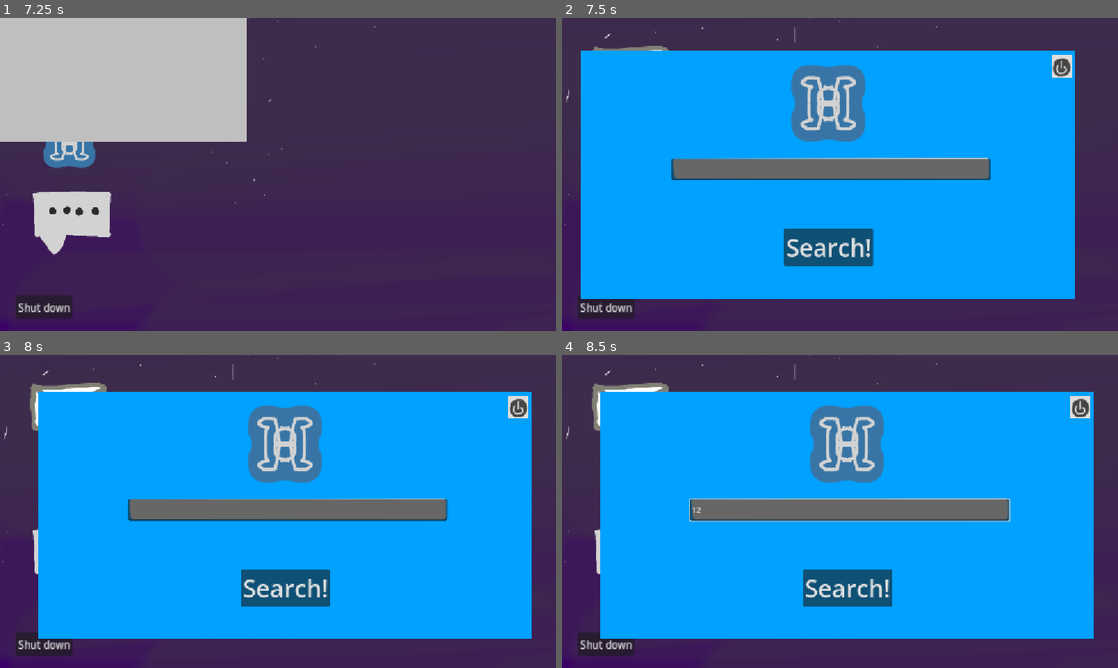
Above: before the commit, frames 1-4 (two rows, left to right).
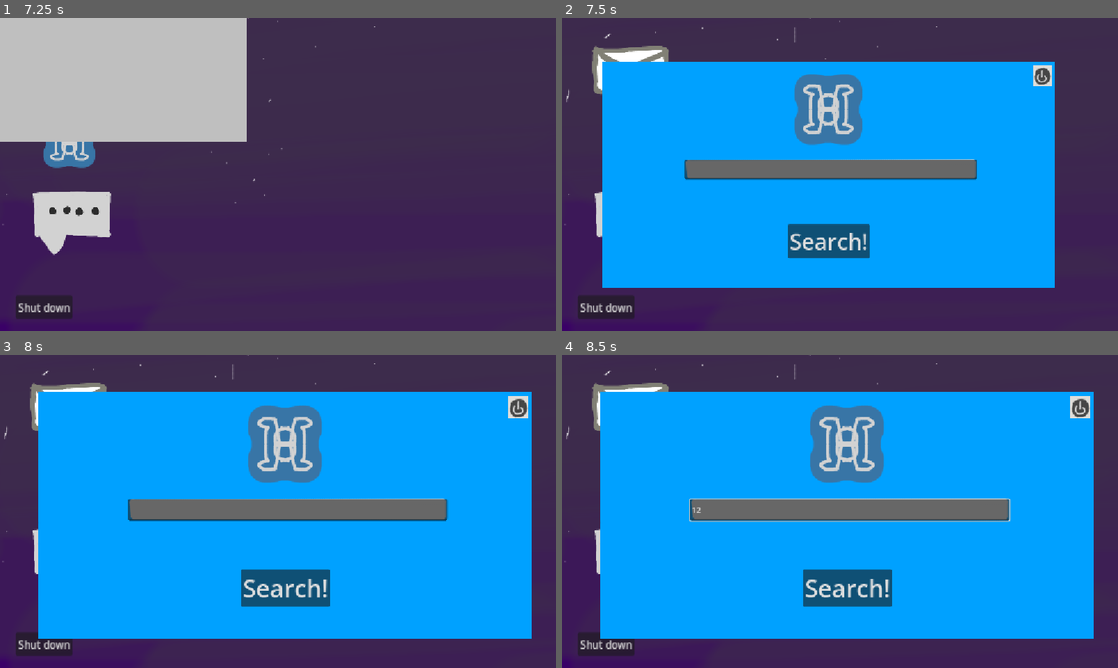
Above: after the commit, the same moments.

Repository: SteelyxEpic/Mr-lies
Game: Godot game, scene res://scenes/computer.tscn
The game is run twice, just before and just after one commit, with the same random seed, the same clock (stepped at 60 frames per second) and the same inputs. This scene is started directly instead of the project's main scene. The engine's default icon, where the game draws it, is replaced by a stand-in: a white triangle on a blue panel in a dark square.
Inputs (mouse positions are in pixels of both pictures, inside the frame that each line leads up to):
- Up to frame 1 (7.25 s): click "Shut down" at 0.5 s; tap Enter at 1.25 s; move the mouse to (400, 158) at 1.27 s; hold Right 1.28-2.03 s; tap Alt at 1.35, 2.85, 5.1 s; click (400, 158) at 1.42 s; move the mouse to (166, 190) at 2.02 s; hold Down 2.03-2.78 s; tap Shift at 2.1, 4.35, 5.85 s; click (166, 190) at 2.17 s; move the mouse to (333, 105) at 2.77 s; hold Right 2.78-3.5 s; click (333, 105) at 2.92 s; click (400, 180) at 3.5 s; move the mouse to (250, 237) at 4.27 s; hold Up 4.28-5.03 s; click (250, 237) at 4.42 s; move the mouse to (444, 221) at 5.02 s; hold Left 5.03-6.5 s; click (444, 221) at 5.17 s; move the mouse to (111, 127) at 5.77 s; click (111, 127) at 5.92 s; click (66, 71) at 6.5 s
- Up to frame 2 (7.5 s): click (628, 146) at 7.25 s
- Up to frame 3 (8 s): no input
- Up to frame 4 (8.5 s): click (851, 511) at 8.02 s; type "12" at 8.1 s

Frame 1 is identical in both runs. In frame 2, 16% of the frame differs, in the area x 3-93%, y 10-90%; in frame 3, less than 0.1%; in frame 4, less than 0.1%.

Commit message:
Add media UI and enhance chat parsing
Adds a media content scene and refactors the computer UI while improving chat message parsing and game state defaults.

- global.gd: add "reputation" and "money" to default data; adjust Garwin text entries and embedded token format for questions, money (+), and reputation (_).
- scenes/chat.gd: implement token parsing for question (|), gain (+) and rep (_) markers; apply money/rep changes, track ansindex and fix answer-indexing logic.
- Add mediacontent.tscn as a reusable media item scene.
- scenes/computer.gd / computer.tscn: rename/refactor Mediaxwork into Media and News, preload mediaprefab, populate media list from data, add currenticon toggle/close behavior, fix visibility and navigation, and wire return/back signals.
- Remove temporary .kra-autosave file.

Result: media browsing now supported, chat rewards/penalties and question handling fixed, and UI navigation improved.

Diff:
--- a/global.gd
+++ b/global.gd
@@ -2,7 +2,10 @@
 
 var shut = false
 var save_location = "user://save.json"
-var default: Dictionary = {"people_known": [],
+var default: Dictionary = {
+	"reputation": 0,
+	"money": 0,
+	"people_known": [],
   "searches": {
 	"Dickson": {
 	  "news": {
@@ -83,9 +86,9 @@
   },
 
 "text": {
-	"Garwin1": "Garwin=me,hello! Is this Garwin?,Garwin,Yes! If …(134 unchanged characters)… t?,Garwin,Yes! Her name is Betty Herman, born in 1996 and she is working at the Golden Horse,G …(96 unchanged characters)…
-	"Garwinyes":"Garwin=Garwin,That's the one!,Garwin,Thanks a lot!,me,no problem,me,I am expecting my payment soon tho,Garwin,yes! Of course!,Garwin,You'll get it in your account soon!+100",
-	"Garwinno":"Garwin=Garwin,...,Garwin,no that's not it|22/4/1996|Garwinyes|Garwinno",
+	"Garwin1": "Garwin=me,hello! Is this Garwin?,Garwin,Yes! If …(134 unchanged characters)… t?,Garwin,Yes! Her name is Betty Herman,Garwin,born in 1996,Garwin,and she is working at the Golden Horse,G …(96 unchanged characters)…
+	"Garwinyes":"Garwin=Garwin,That's the one!,Garwin,Thanks a lot!,me,no problem,me,I am expecting my payment soon tho,Garwin,yes! Of course!,Garwin,You'll get it in your account soon!+100_30",
+	"Garwinno":"Garwin=Garwin,...,Garwin,no that's not it_-5|22/4/1996|Garwinyes|Garwinno",
 }
 ,
 "read":[]}
--- /dev/null
+++ b/mediacontent.tscn
@@ -0,0 +1,24 @@
+[gd_scene format=3 uid="uid://d1npvhfmbyoyv"]
+
+[sub_resource type="StyleBoxFlat" id="StyleBoxFlat_oam8o"]
+bg_color = Color(0.6, 0.6, 0.8039216, 1)
+
+[node name="PanelContainer" type="PanelContainer" unique_id=472372674]
+offset_right = 652.0
+offset_bottom = 96.0
+size_flags_horizontal = 3
+theme_override_styles/panel = SubResource("StyleBoxFlat_oam8o")
+
+[node name="VBoxContainer" type="VBoxContainer" parent="." unique_id=1378994550]
+layout_mode = 2
+
+[node name="media" type="RichTextLabel" parent="VBoxContainer" unique_id=204187519]
+layout_mode = 2
+theme_override_font_sizes/normal_font_size = 50
+text = "fafadogasifjasofas"
+fit_content = true
+
+[node name="content" type="RichTextLabel" parent="VBoxContainer" unique_id=1950820307]
+layout_mode = 2
+text = "sda"
+fit_content = true
--- a/scenes/chat.gd
+++ b/scenes/chat.gd
@@ -11,6 +11,7 @@
 var currentalert: Sprite2D
 var currenttext: String = ""
 var Ans:PackedStringArray
+var ansindex: int = 0
 
 func _ready() -> void:
 	recheck()
@@ -37,13 +38,24 @@
 
 func chat(recap: bool = false):
 	var instance = chatting.instantiate()
-	var ques = current[0]["message"].contains("|")
-	if ques:
-		Ans = current[0]["message"].split("|")
-		instance.text = Ans[0]
-
-	else:
-		instance.text = current[0]["message"]
+	var special = {
+		"ques": ["|", 0, 0],
+		"gain": ["+", 0, 0],
+		"rep": ["_", 0, 0]
+	}
+	var temp = []
+	instance.text = current[0]["message"]
+
+	for i in special.keys():
+		special[i][1] = instance.text.find(special[i][0])
+		if special[i][1] > 0:
+			temp.append(i)
+		instance.text = instance.text.replace(special[i][0], "|")
+	temp.sort_custom(func(a, b):
+		return special[a][1] < special[b][1])
+	Ans = instance.text.split("|")
+	instance.text = Ans[0]
+
 	if current[0]["messager"] == "me":
 		instance.set_horizontal_alignment(2)
 	chattingarea.add_child(instance)
@@ -57,8 +69,15 @@
 		var scrollbar = chattingareascroll.get_v_scroll_bar()
 		chattingareascroll.scroll_vertical = int(scrollbar.max_value)
 	current.remove_at(0)
+	for i in range(len(temp)):
+		if temp[i] == "gain":
+			Global.data["money"] += Ans[i + 1].to_float()
+		elif temp[i] == "rep":
+			Global.data["reputation"] += Ans[i + 1].to_float()
+		elif temp[i] == "ques":
+			ansindex = i
 	if len(current) == 0 and !recap:
-		if ques:
+		if special["ques"][1] > 0:
 			$answer.show()
 		next.hide()
 		currentalert.hide()
@@ -173,11 +192,11 @@
 	$answer.hide()
 	var checkans = dateformatter(answer.get_node("LineEdit").text)
 	var temp = "me," + checkans + ","
-	if checkans.contains(Ans[1]):
-		var content = Global.data["text"][Ans[2]].split("=")
+	if checkans.contains(Ans[ansindex + 1]):
+		var content = Global.data["text"][Ans[ansindex + 2]].split("=")
 		temp += content[1] + ","
 	else:
-		var content = Global.data["text"][Ans[3]].split("=")
+		var content = Global.data["text"][Ans[ansindex + 3]].split("=")
 		temp += content[1] + ","
 	for i in range(len(Global.data["people_known"])):
 		if currenttext == Global.data["people_known"][i].keys()[0]:
--- a/scenes/computer.gd
+++ b/scenes/computer.gd
@@ -8,7 +8,8 @@
 @onready var siteweb: Node2D = $site/Web
 @onready var sitechat: Node2D = $site/Chat
 @onready var sitewebsearch: Node2D = $site/Websearch
-@onready var sitemediaxnews: Node2D = $site/Mediaxwork
+@onready var sitemedia: Node2D = $site/Media
+@onready var sitenews: Node2D = $site/News
 @onready var closes: TextureButton = $site/close
 @onready var word:RichTextLabel = $word
 @onready var email:Sprite2D = $site
@@ -20,7 +21,9 @@
 @onready var newsbg:Texture2D = preload("res://newsbg.png")
 @onready var searchprefab: PackedScene = preload("res://searches.tscn")
 @onready var peopleprefab: PackedScene = preload("res://peoplebox.tscn")
+@onready var mediaprefab: PackedScene = preload("res://mediacontent.tscn")
 var temp
+var currenticon: TextureButton
 var prev:String
 # Called when the node enters the scene tree for the first time.
 func _ready() -> void:
@@ -33,7 +36,8 @@
 	mail.pressed.connect(func():
 		emailcheck()
 		email.texture = emailbg
-		sitemediaxnews.hide()
+		sitemedia.hide()
+		sitenews.hide()
 		sitewebsearch.hide()
 		sitechat.hide()
 		sitemail.show()
@@ -48,7 +52,8 @@
 	web.pressed.connect(func():
 		email.texture = webbg
 		open(web)
-		sitemediaxnews.hide()
+		sitemedia.hide()
+		sitenews.hide()
 		sitechat.hide()
 		sitewebsearch.hide()
 		sitemail.hide()
@@ -61,14 +66,20 @@
 	chat.pressed.connect(func():
 		email.texture = chatbg
 		open(chat)
-		sitemediaxnews.hide()
+		sitemedia.hide()
+		sitenews.hide()
 		sitechat.show()
 		sitewebsearch.hide()
 		sitemail.hide()
 		siteweb.hide())
 
 func open(icon):
+	if currenticon == icon:
+		close(icon)
+		return
 	email.position =  icon.global_position + (icon.size/2*icon.scale)
+	email.scale = Vector2(0,0)
+	currenticon = icon
 	var emailtween = get_tree().create_tween().set_parallel(true)
 	emailtween.tween_property(email, "position", Vector2(590, 333), 0.2)
 	emailtween.tween_property(email, "scale", Vector2(1, 1), 0.2)
@@ -118,6 +129,7 @@
 	Global.data["read"].append(key)
 
 func close(icon):
+	currenticon = null
 	var emailtween = get_tree().create_tween().set_parallel(true)
 	emailtween.tween_property(email, "position", icon.global_position + (icon.size/2*icon.scale), 0.2)
 	emailtween.tween_property(email, "scale", Vector2(0, 0), 0.2)
@@ -159,6 +171,7 @@
 	var query = {}
 	for i in Global.data["searches"].keys():
 		if searches.to_upper().contains(i.to_upper()):
+			prev = i
 			query = Global.data["searches"][i]
 			break
 	for i in query.keys():
@@ -166,7 +179,7 @@
 			var instance = searchprefab.instantiate()
 			instance.text = x
 			instance.pressed.connect(func():
-				prev = searches
+
 				contentadd(i, x, query[i][x]))
 			searcharea.get_node("VBoxContainer").add_child(instance)
 	searcharea.get_node("VBoxContainer").move_child(searcharea.get_node("VBoxContainer").get_node("nomore"), -1)
@@ -174,21 +187,27 @@
 	siteweb.get_node("searchbar").text = ""
 
 func returns():
-	sitemediaxnews.hide()
+	sitemedia.hide()
+	sitenews.hide()
 	search(prev, false)
 func contentadd(type:String, title:String, content:String):
-	sitemediaxnews.show()
+
 	sitewebsearch.hide()
-	sitemediaxnews.get_node("content").text = content
 	if type == "news":
-		sitemediaxnews.get_node("news").text = title
-		sitemediaxnews.get_node("news").show()
-		sitemediaxnews.get_node("media").hide()
+		sitenews.show()
+		sitenews.get_node("news").text = title
+		sitenews.get_node("content").text = content
 		email.texture = newsbg
 	elif type == "Media":
-		sitemediaxnews.get_node("media").text = title
-		sitemediaxnews.get_node("media").show()
-		sitemediaxnews.get_node("news").hide()
+		sitemedia.show()
+		var mediacontent = sitemedia.get_node("HBoxContainer/ScrollContainer/content")
+		for i in mediacontent.get_children():
+			i.queue_free()
+		for i in Global.data["searches"][prev]["Media"].keys():
+			var instance = mediaprefab.instantiate()
+			mediacontent.add_child(instance)
+			instance.get_node("VBoxContainer/media").text = i
+			instance.get_node("VBoxContainer/content").text = Global.data["searches"][prev]["Media"][i]
 		email.texture = mediabg
 
 func _process(delta: float) -> void:
--- a/scenes/computer.tscn
+++ b/scenes/computer.tscn
@@ -12,6 +12,8 @@
 [ext_resource type="Texture2D" uid="uid://cxyjppw2apvhg" path="res://waitweb.png" id="10_88chw"]
 [ext_resource type="PackedScene" uid="uid://bv3rf0vgf85fy" path="res://searches.tscn" id="11_n81s5"]
 [ext_resource type="Texture2D" uid="uid://dn6p7sb4a88sa" path="res://arrow.png" id="12_c6j5k"]
+[ext_resource type="Texture2D" uid="uid://o08td4dn54rd" path="res://icon.svg" id="13_3swsi"]
+[ext_resource type="PackedScene" uid="uid://d1npvhfmbyoyv" path="res://mediacontent.tscn" id="14_m1r6p"]
 
 [node name="computer" type="Node2D" unique_id=478502015]
 script = ExtResource("1_8pqrt")
@@ -120,6 +122,7 @@
 text = "Accept!"
 
 [node name="Chat" type="Node2D" parent="site" unique_id=1566750123]
+visible = false
 script = ExtResource("9_o4fko")
 
 [node name="people" type="ScrollContainer" parent="site/Chat" unique_id=1824909283]
@@ -295,10 +298,9 @@
 horizontal_alignment = 1
 vertical_alignment = 1
 
-[node name="Mediaxwork" type="Node2D" parent="site" unique_id=980488298]
-visible = false
-
-[node name="back" type="TextureButton" parent="site/Mediaxwork" unique_id=1860235717]
+[node name="Media" type="Node2D" parent="site" unique_id=980488298]
+
+[node name="back" type="TextureButton" parent="site/Media" unique_id=1860235717]
 offset_left = -503.00003
 offset_top = -248.0
 offset_right = -37.00003
@@ -307,7 +309,7 @@
 mouse_default_cursor_shape = 2
 texture_normal = ExtResource("12_c6j5k")
 
-[node name="TextureButton2" type="TextureButton" parent="site/Mediaxwork" unique_id=385782261]
+[node name="TextureButton2" type="TextureButton" parent="site/Media" unique_id=385782261]
 modulate = Color(1, 1, 1, 0.5411765)
 offset_left = -462.0
 offset_top = -248.0
@@ -318,26 +320,65 @@
 texture_normal = ExtResource("12_c6j5k")
 flip_h = true
 
-[node name="news" type="RichTextLabel" parent="site/Mediaxwork" unique_id=1462486212]
+[node name="HBoxContainer" type="HBoxContainer" parent="site/Media" unique_id=828962840]
+offset_left = -509.0
+offset_top = -200.0
+offset_right = 509.0
+offset_bottom = 256.0
+
+[node name="Avatar" type="TextureRect" parent="site/Media/HBoxContainer" unique_id=369688831]
+layout_mode = 2
+size_flags_vertical = 0
+offset_transform_enabled = true
+texture = ExtResource("13_3swsi")
+stretch_mode = 2
+
+[node name="ScrollContainer" type="ScrollContainer" parent="site/Media/HBoxContainer" unique_id=1807035195]
+layout_mode = 2
+size_flags_horizontal = 3
+
+[node name="content" type="VBoxContainer" parent="site/Media/HBoxContainer/ScrollContainer" unique_id=1160974749]
+layout_mode = 2
+size_flags_horizontal = 3
+
+[node name="Mediacontent" parent="site/Media/HBoxContainer/ScrollContainer/content" unique_id=406801665 instance=ExtResource("14_m1r6p")]
+layout_mode = 2
+
+[node name="News" type="Node2D" parent="site" unique_id=2116208392]
+visible = false
+
+[node name="back" type="TextureButton" parent="site/News" unique_id=659246117]
+offset_left = -503.00003
+offset_top = -248.0
+offset_right = -37.00003
+offset_bottom = 108.0
+scale = Vector2(0.082, 0.08)
+mouse_default_cursor_shape = 2
+texture_normal = ExtResource("12_c6j5k")
+
+[node name="TextureButton2" type="TextureButton" parent="site/News" unique_id=1744350906]
+modulate = Color(1, 1, 1, 0.5411765)
+offset_left = -462.0
+offset_top = -248.0
+offset_right = 4.0
+offset_bottom = 108.0
+scale = Vector2(0.082, 0.08)
+disabled = true
+texture_normal = ExtResource("12_c6j5k")
+flip_h = true
+
+[node name="news" type="RichTextLabel" parent="site/News" unique_id=1614683647]
 offset_left = -392.0
-offset_top = -247.0
+offset_top = -252.0
 offset_right = 439.0
 offset_bottom = -95.0
 theme_override_font_sizes/normal_font_size = 50
 
-[node name="content" type="RichTextLabel" parent="site/Mediaxwork" unique_id=514629073]
+[node name="content" type="RichTextLabel" parent="site/News" unique_id=1561884796]
 offset_left = -447.0
-offset_top = -59.0
+offset_top = -68.0
 offset_right = 447.0
 offset_bottom = 218.0
-
-[node name="media" type="RichTextLabel" parent="site/Mediaxwork" unique_id=1025200994]
-offset_left = -420.0
-offset_top = -189.0
-offset_right = 419.0
-offset_bottom = -22.0
-theme_override_font_sizes/normal_font_size = 50
-text = "Test test"
 
 [connection signal="pressed" from="screen/shutdown" to="." method="shutdown"]
 [connection signal="pressed" from="screen/mail" to="." method="emailopen"]
@@ -351,4 +392,5 @@
 [connection signal="pressed" from="site/Web/Button" to="." method="search"]
 [connection signal="text_submitted" from="site/Websearch/searchbar" to="." method="search"]
 [connection signal="pressed" from="site/Websearch/search" to="." method="search"]
-[connection signal="pressed" from="site/Mediaxwork/back" to="." method="returns"]
+[connection signal="pressed" from="site/Media/back" to="." method="returns"]
+[connection signal="pressed" from="site/News/back" to="." method="returns"]
Not shown, changed: lies.kra
Not shown, removed: lies.kra-autosave.kra
Not shown, changed: lies.kra~
